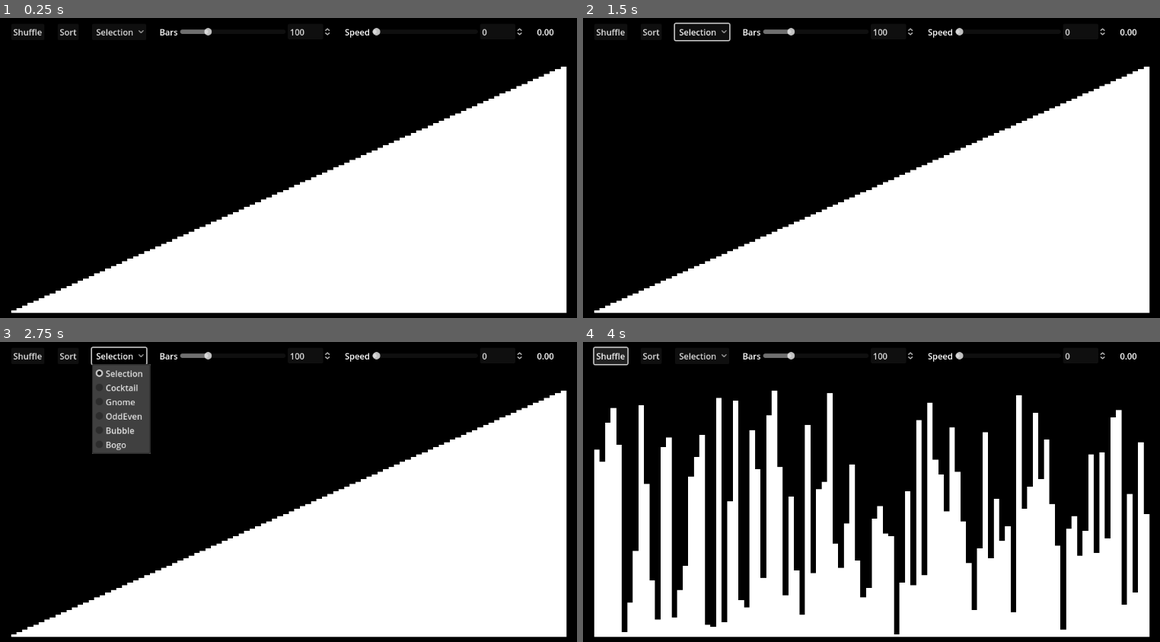
Above: before the commit, frames 1-4 (two rows, left to right).
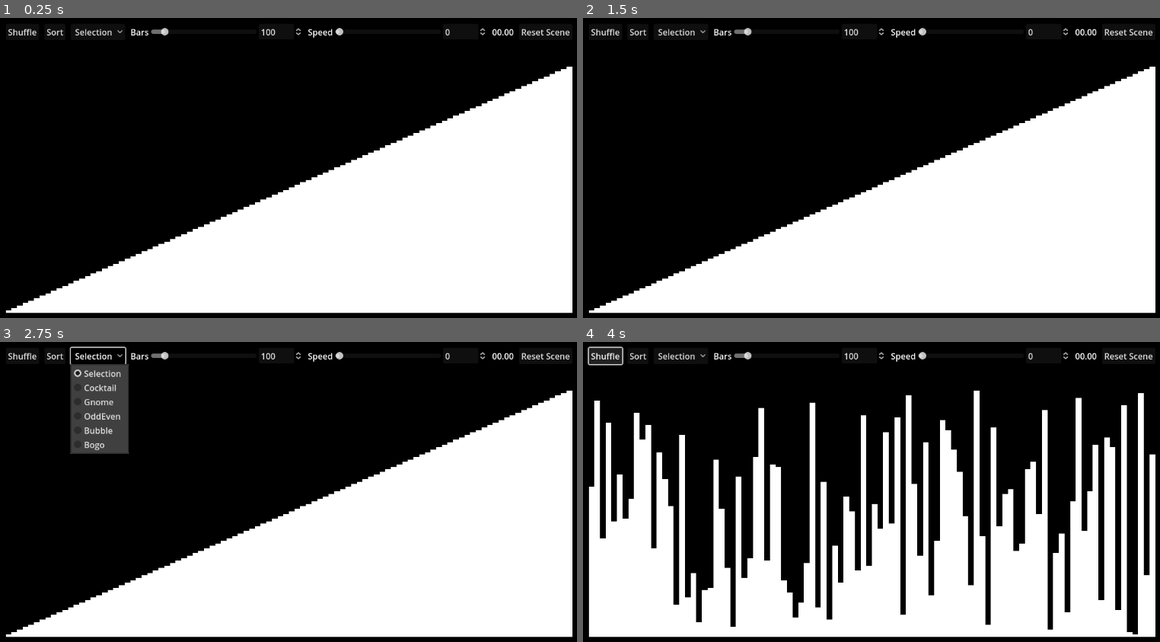
Above: after the commit, the same moments.

Repository: Shuflduf/Sorting-Algorithms-Visualiser
Game: Godot game, scene res://scenes/main.tscn
Two runs of this game, one before a commit and one after it. Both use one fixed random seed, a clock stepped at 60 frames per second and the inputs below. Before the commit the project starts from res://main.tscn.
Inputs (mouse positions are in pixels of both pictures, inside the frame that each line leads up to):
- Up to frame 1 (0.25 s): no input
- Up to frame 2 (1.5 s): click "Selection" at 0.5 s; click (1131, 33) at 1.25 s, where only the run after the commit has a clickable "Reset Scene"
- Up to frame 3 (2.75 s): click "Selection" at 2 s
- Up to frame 4 (4 s): click (1131, 357) at 2.75 s, where only the run after the commit has a clickable "Reset Scene"; click "Shuffle" at 3.5 s

The runs differ from the first frame. In frame 1, 2.4% of the frame differs, in the area x 0-100%, y 3-99%; in frame 2, 2.5%; in frame 3, 5.2%; in frame 4, 29%, in the area x 0-100%, y 1-99%.

Commit message:
file org

Diff:
--- a/project.godot
+++ b/project.godot
@@ -11,6 +11,6 @@
 [application]
 
 config/name="Sorting Alogrithms Visualiser"
-run/main_scene="res://main.tscn"
+run/main_scene="res://scenes/main.tscn"
 config/features=PackedStringArray("4.3", "Forward Plus")
 config/icon="res://icon.svg"
--- a/main.tscn
+++ b/scenes/main.tscn
@@ -1,15 +1,15 @@
 [gd_scene load_steps=12 format=3 uid="uid://ddlioyu0by21h"]
 
-[ext_resource type="Script" path="res://main.gd" id="1_ki6lu"]
-[ext_resource type="PackedScene" uid="uid://d2xo0hstp1qty" path="res://bar.tscn" id="2_kwv4r"]
-[ext_resource type="Script" path="res://ui.gd" id="3_8a123"]
-[ext_resource type="Script" path="res://bubble.gd" id="3_h415j"]
-[ext_resource type="AudioStream" uid="uid://dekr6mv6jhya5" path="res://boop.wav" id="3_pj8wv"]
-[ext_resource type="Script" path="res://selection.gd" id="4_ggfls"]
-[ext_resource type="Script" path="res://cocktail.gd" id="5_pv835"]
-[ext_resource type="Script" path="res://bogo.gd" id="6_gv1u3"]
-[ext_resource type="Script" path="res://gnome.gd" id="7_xxu3s"]
-[ext_resource type="Script" path="res://odd_even.gd" id="8_m7avv"]
+[ext_resource type="Script" path="res://scripts/main.gd" id="1_s6gim"]
+[ext_resource type="PackedScene" uid="uid://d2xo0hstp1qty" path="res://scenes/bar.tscn" id="2_pcdov"]
+[ext_resource type="AudioStream" uid="uid://dekr6mv6jhya5" path="res://boop.wav" id="3_uc1jx"]
+[ext_resource type="Script" path="res://scripts/ui.gd" id="4_il6x4"]
+[ext_resource type="Script" path="res://scripts/algorithms/selection.gd" id="5_hovp1"]
+[ext_resource type="Script" path="res://scripts/algorithms/cocktail.gd" id="6_rpkig"]
+[ext_resource type="Script" path="res://scripts/algorithms/gnome.gd" id="7_261pt"]
+[ext_resource type="Script" path="res://scripts/algorithms/odd_even.gd" id="8_sdlr2"]
+[ext_resource type="Script" path="res://scripts/algorithms/bubble.gd" id="9_8lxqi"]
+[ext_resource type="Script" path="res://scripts/algorithms/bogo.gd" id="10_md0sc"]
 
 [sub_resource type="StyleBoxFlat" id="StyleBoxFlat_skmka"]
 bg_color = Color(1, 1, 1, 1)
@@ -21,14 +21,14 @@
 anchor_bottom = 1.0
 grow_horizontal = 2
 grow_vertical = 2
-script = ExtResource("1_ki6lu")
+script = ExtResource("1_s6gim")
 count = 100
 speed = 0.0
-bar_scene = ExtResource("2_kwv4r")
+bar_scene = ExtResource("2_pcdov")
 sorter = NodePath("Sorters/Selection")
 
 [node name="AudioStreamPlayer" type="AudioStreamPlayer" parent="."]
-stream = ExtResource("3_pj8wv")
+stream = ExtResource("3_uc1jx")
 volume_db = -7.0
 
 [node name="MarginContainer" type="MarginContainer" parent="."]
@@ -49,8 +49,9 @@
 
 [node name="UI" type="HBoxContainer" parent="MarginContainer/VBoxContainer" node_paths=PackedStringArray("buttons_to_disable")]
 layout_mode = 2
-theme_override_constants/separation = 25
-script = ExtResource("3_8a123")
+theme_override_constants/separation = 10
+alignment = 1
+script = ExtResource("4_il6x4")
 buttons_to_disable = [NodePath("Shuffle"), NodePath("Sort"), NodePath("Bars/BarsSlide"), NodePath("Bars/BarsNum")]
 
 [node name="Shuffle" type="Button" parent="MarginContainer/VBoxContainer/UI"]
@@ -79,13 +80,13 @@
 layout_mode = 2
 size_flags_vertical = 4
 min_value = 2.0
-max_value = 400.0
+max_value = 1000.0
 value = 2.0
 
 [node name="BarsNum" type="SpinBox" parent="MarginContainer/VBoxContainer/UI/Bars"]
 layout_mode = 2
 min_value = 2.0
-max_value = 400.0
+max_value = 1000.0
 value = 2.0
 
 [node name="Speed" type="HBoxContainer" parent="MarginContainer/VBoxContainer/UI"]
@@ -113,34 +114,18 @@
 
 [node name="Timer" type="Label" parent="MarginContainer/VBoxContainer/UI"]
 layout_mode = 2
-text = "0.00"
+text = "00.00"
+
+[node name="Reset" type="Button" parent="MarginContainer/VBoxContainer/UI"]
+layout_mode = 2
+tooltip_text = "Note: This button is cursed and will sometimes just delete everything. If this happens, keep pressing it."
+text = "Reset Scene"
 
 [node name="Bars" type="HBoxContainer" parent="MarginContainer/VBoxContainer"]
 unique_name_in_owner = true
 layout_mode = 2
 size_flags_vertical = 3
 theme_override_constants/separation = 0
-
-[node name="Sorters" type="Node" parent="."]
-unique_name_in_owner = true
-
-[node name="Selection" type="Node" parent="Sorters"]
-script = ExtResource("4_ggfls")
-
-[node name="Cocktail" type="Node" parent="Sorters"]
-script = ExtResource("5_pv835")
-
-[node name="Gnome" type="Node" parent="Sorters"]
-script = ExtResource("7_xxu3s")
-
-[node name="OddEven" type="Node" parent="Sorters"]
-script = ExtResource("8_m7avv")
-
-[node name="Bubble" type="Node" parent="Sorters"]
-script = ExtResource("3_h415j")
-
-[node name="Bogo" type="Node" parent="Sorters"]
-script = ExtResource("6_gv1u3")
 
 [node name="Panel" type="Panel" parent="."]
 modulate = Color(0, 0, 0, 1)
@@ -154,6 +139,27 @@
 mouse_filter = 2
 theme_override_styles/panel = SubResource("StyleBoxFlat_skmka")
 
+[node name="Sorters" type="Node" parent="."]
+unique_name_in_owner = true
+
+[node name="Selection" type="Node" parent="Sorters"]
+script = ExtResource("5_hovp1")
+
+[node name="Cocktail" type="Node" parent="Sorters"]
+script = ExtResource("6_rpkig")
+
+[node name="Gnome" type="Node" parent="Sorters"]
+script = ExtResource("7_261pt")
+
+[node name="OddEven" type="Node" parent="Sorters"]
+script = ExtResource("8_sdlr2")
+
+[node name="Bubble" type="Node" parent="Sorters"]
+script = ExtResource("9_8lxqi")
+
+[node name="Bogo" type="Node" parent="Sorters"]
+script = ExtResource("10_md0sc")
+
 [connection signal="pressed" from="MarginContainer/VBoxContainer/UI/Shuffle" to="MarginContainer/VBoxContainer/UI" method="_on_shuffle_pressed"]
 [connection signal="pressed" from="MarginContainer/VBoxContainer/UI/Sort" to="MarginContainer/VBoxContainer/UI" method="_on_sort_pressed"]
 [connection signal="item_selected" from="MarginContainer/VBoxContainer/UI/Options" to="MarginContainer/VBoxContainer/UI" method="_on_options_item_selected"]
@@ -161,3 +167,4 @@
 [connection signal="value_changed" from="MarginContainer/VBoxContainer/UI/Bars/BarsNum" to="MarginContainer/VBoxContainer/UI" method="_on_bars_num_value_changed"]
 [connection signal="value_changed" from="MarginContainer/VBoxContainer/UI/Speed/SpeedSlide" to="MarginContainer/VBoxContainer/UI" method="_on_speed_slide_value_changed"]
 [connection signal="value_changed" from="MarginContainer/VBoxContainer/UI/Speed/SpeedNum" to="MarginContainer/VBoxContainer/UI" method="_on_speed_num_value_changed"]
+[connection signal="pressed" from="MarginContainer/VBoxContainer/UI/Reset" to="MarginContainer/VBoxContainer/UI" method="_on_reset_pressed"]
--- a/ui.gd
+++ b/scripts/ui.gd
@@ -6,7 +6,7 @@
 var time = 0.0:
 	set(value):
 		time = value
-		$Timer.text = str(value).pad_decimals(2)
+		$Timer.text = str(value).pad_decimals(2).pad_zeros(2)
 var counting = false
 
 func populate_options():
@@ -71,3 +71,8 @@
 
 func _on_speed_num_value_changed(value: float) -> void:
 	%SpeedSlide.value = value
+
+
+func _on_reset_pressed() -> void:
+	get_tree().root.add_child(load(owner.scene_file_path).instantiate())
+	owner.queue_free()
Renamed: bar.tscn -> scenes/bar.tscn
Renamed: bogo.gd -> scripts/algorithms/bogo.gd
Renamed: bubble.gd -> scripts/algorithms/bubble.gd
Renamed: cocktail.gd -> scripts/algorithms/cocktail.gd
Renamed: gnome.gd -> scripts/algorithms/gnome.gd
Renamed: odd_even.gd -> scripts/algorithms/odd_even.gd
Renamed: selection.gd -> scripts/algorithms/selection.gd
Renamed: main.gd -> scripts/main.gd
Renamed: sorter.gd -> scripts/sorter.gd
